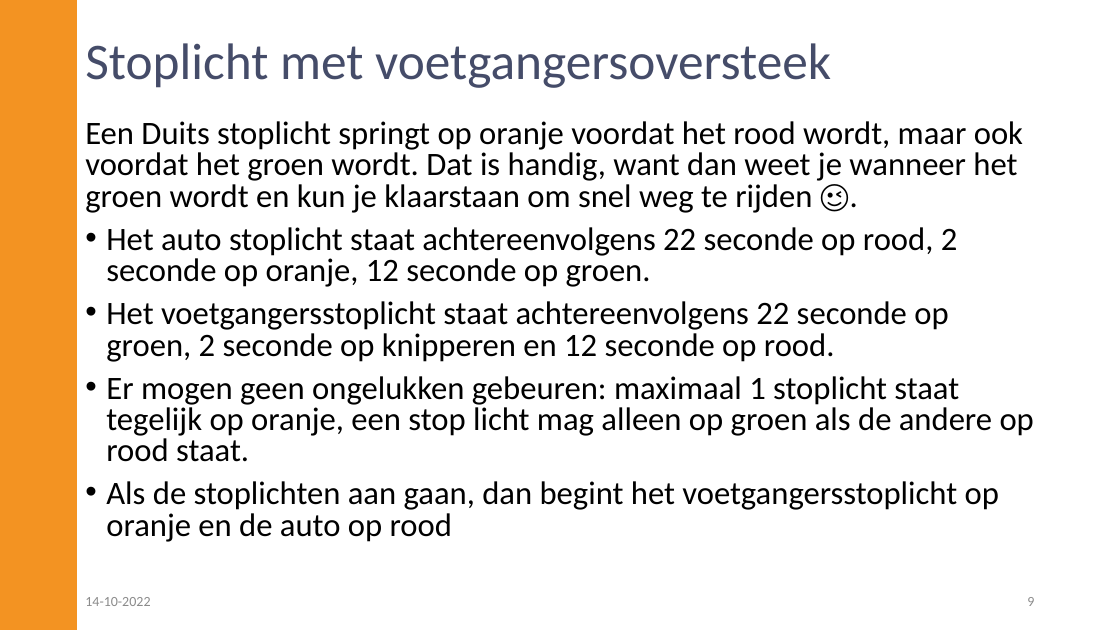
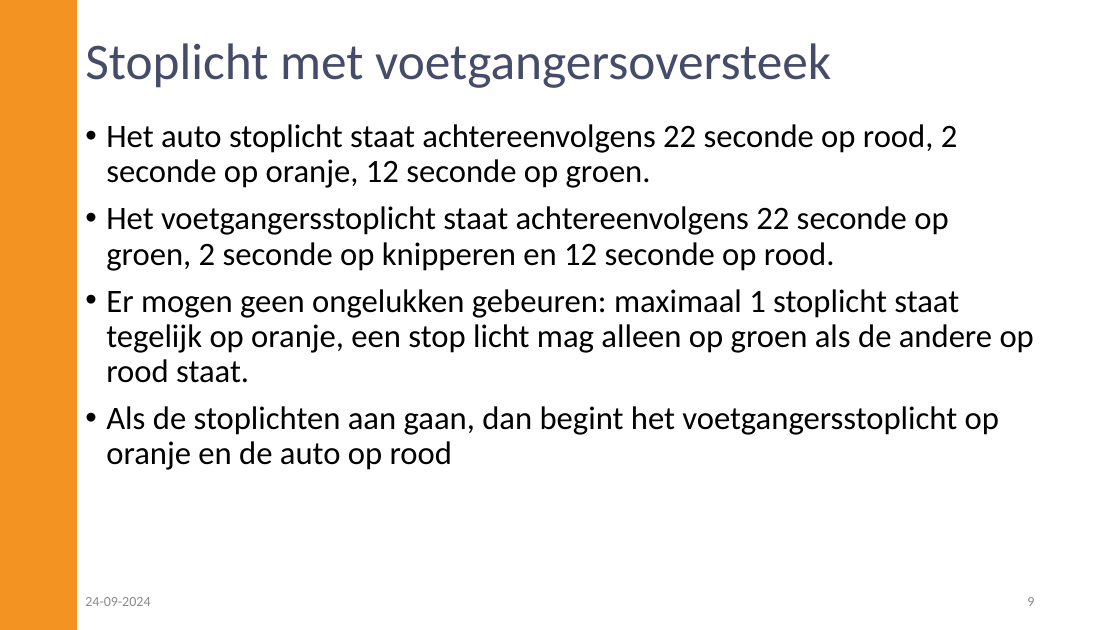
Before and after one commit to emmauscollege/emmauscollege.github.io, a slide deck: slide 9 of methode/static/theorie/robotica/robotica_toestandsdiagrammen_lespresentatie.pptx. Drawn at 1120x630 pixels with LibreOffice and Linux fonts; fonts in the diff are those of the drawing. Boxes give left, top, right and bottom in pixels: in the first picture for what was removed or moved away, otherwise in the second. Text is boxed around its words. In the diff, an @@ line names an element or a change of style, - is before the commit and + after.

```diff
--- a/methode/static/theorie/robotica/robotica_toestandsdiagrammen_lespresentatie.pptx
+++ b/methode/static/theorie/robotica/robotica_toestandsdiagrammen_lespresentatie.pptx
@@ text "Het auto stoplicht staat achtereenvolgens ..." at [106,124,1034,470]: line spacing 0.8 to 0.9 @@
@@ text at [85,121,1023,213]: paragraph removed @@
-Een Duits stoplicht springt op oranje voordat het rood wordt, maar ook voordat het groen wordt. Dat is handig, want dan weet je wanneer het groen wordt en kun je klaarstaan om snel weg te rijden 😉.
@@ text at [85,597,150,606]: text changed @@
-14-10-2022
+24-09-2024
```
Also in this commit, not shown: 31 other slides changed, 3 slides added.
